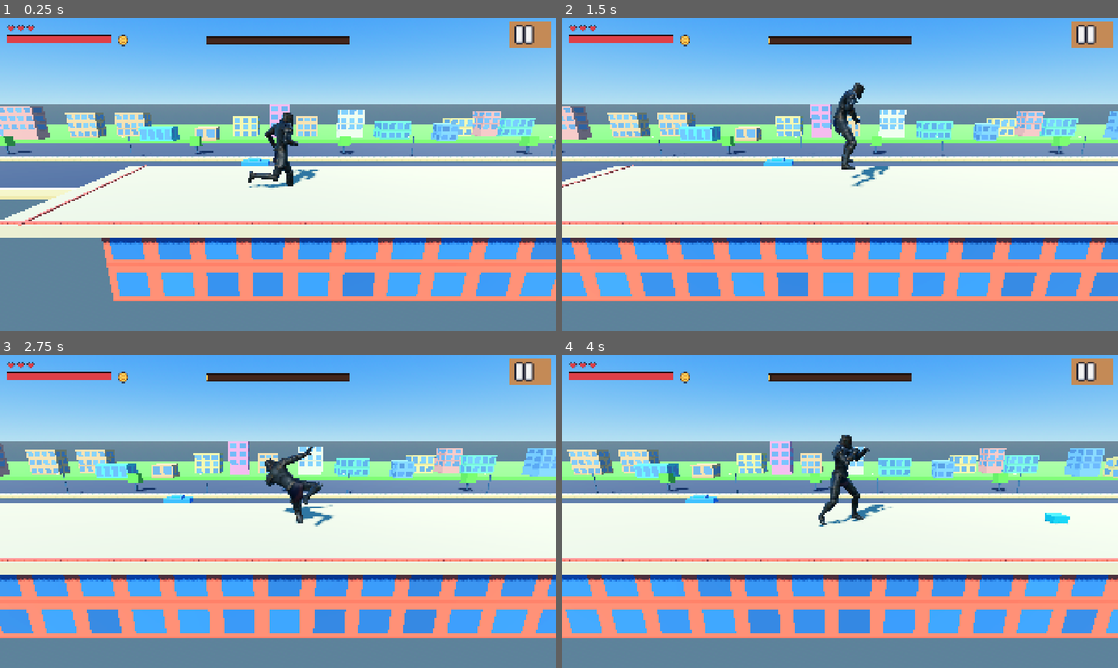
Above: before the commit, frames 1-4 (two rows, left to right).
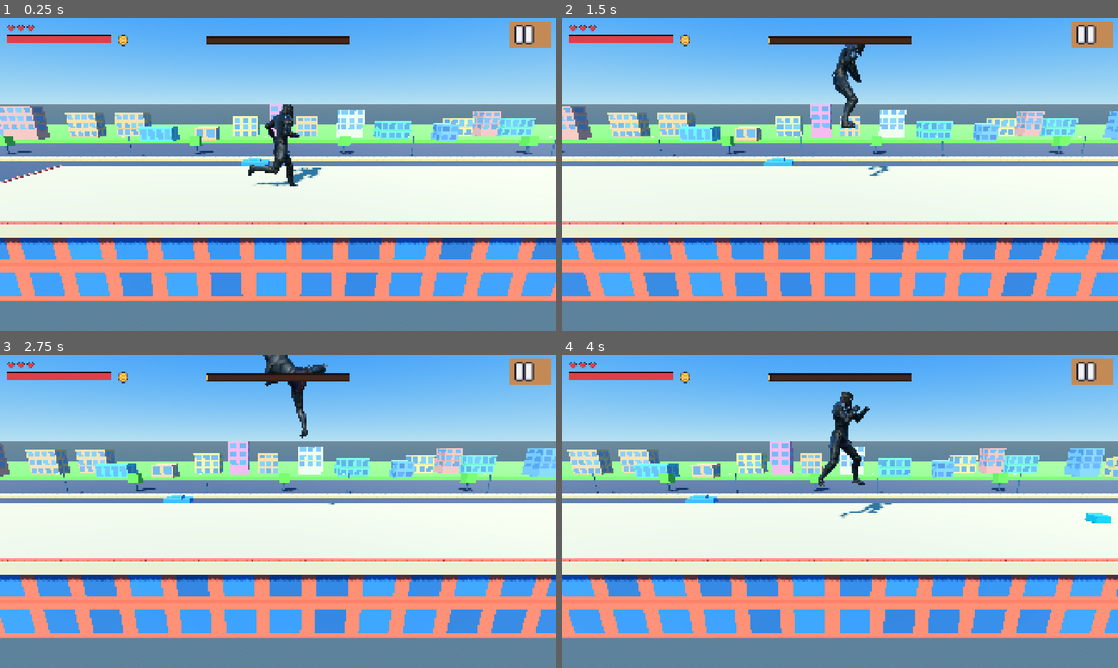
Above: after the commit, the same moments.

Repository: nnamdinwali/shadow-killer
Game: Godot game, scene res://node_3d.tscn
Two runs of this game, one before a commit and one after it. Both use one fixed random seed, a clock stepped at 60 frames per second and the inputs below.
Inputs (mouse positions are in pixels of both pictures, inside the frame that each line leads up to):
- Up to frame 1 (0.25 s): no input
- Up to frame 2 (1.5 s): tap Enter at 0.5, 0.6 s; move the mouse to (962, 158) at 0.52 s; hold W 0.53-1.25 s; click (962, 158) at 0.67 s; tap Space at 0.77, 1.07 s; drag from (728, 190) to (812, 237) at 1.27 s
- Up to frame 3 (2.75 s): move the mouse to (333, 442) at 2.02 s; hold W from 2.03 s (still down); tap X at 2.1 s
- Up to frame 4 (4 s): release W at 2.75 s; drag from (812, 574) to (673, 464) at 2.77 s; move the mouse to (1006, 558) at 3.52 s; tap J at 3.6 s; tap Space at 3.77 s

The runs differ from the first frame. In frame 1, 8.8% of the frame differs, in the area x 0-100%, y 27-91%; in frame 2, 4.1%; in frame 3, 4.6%; in frame 4, 4.8%.

Commit message:
Use moving platforms and improve rooftop jumps

Diff:
--- a/city_polish.gd
+++ b/city_polish.gd
@@ -249,10 +249,10 @@
 func _build_traversal_route() -> void:
 	# Foreground gameplay rooftops stay close to the camera; gaps are swing sections.
 	var segments := [
-		[24.0, 4.8, 72.0, 12.0],
-		[119.0, 4.8, 76.0, 12.0],
-		[218.0, 4.8, 76.0, 12.0],
-		[317.0, 4.8, 80.0, 12.0]
+		[24.0, 4.8, 88.0, 12.0],
+		[119.0, 4.8, 92.0, 12.0],
+		[218.0, 4.8, 92.0, 12.0],
+		[317.0, 4.8, 96.0, 12.0]
 	]
 	for i in segments.size():
 		var item = segments[i]
@@ -377,9 +377,14 @@
 		body.set_meta("fell_from_city", true)
 
 
-func _solid_box(node_name: String, position: Vector3, size: Vector3, material: Material) -> StaticBody3D:
-	var body := StaticBody3D.new()
+func _solid_box(node_name: String, position: Vector3, size: Vector3, material: Material) -> AnimatableBody3D:
+	# The route scrolls during play. AnimatableBody3D is Godot's moving-platform
+	# body, so CharacterBody3D floor detection remains reliable while it moves.
+	var body := AnimatableBody3D.new()
 	body.name = node_name
+	body.sync_to_physics = true
+	body.collision_layer = 1
+	body.collision_mask = 1
 	body.position = position
 	var mesh_instance := _mesh_box("Mesh", Vector3.ZERO, size, material)
 	body.add_child(mesh_instance)
--- a/player_controller.gd
+++ b/player_controller.gd
@@ -4,7 +4,7 @@
 ## the city move past him. Touch zones call jump() and attack().
 
 @export var run_speed := 5.5
-@export var jump_velocity := 8.0
+@export var jump_height := 6.0
 @export var double_tap_velocity := 10.5
 @export var attack_range := 2.5
 @export var gravity := 24.0
@@ -16,6 +16,7 @@
 var attack_locked := false
 var double_jump_used := false
 var last_jump_time := -10.0
+var coyote_timer := 0.0
 
 func _ready() -> void:
 	add_to_group("player")
@@ -37,10 +38,12 @@
 func _physics_process(delta: float) -> void:
 	if not is_on_floor():
 		velocity.y -= gravity * delta
+		coyote_timer = maxf(coyote_timer - delta, 0.0)
 	else:
 		if velocity.y < 0.0:
 			velocity.y = 0.0
 		double_jump_used = false
+		coyote_timer = 0.12
 
 	# The player stays framed while the rooftop world scrolls underneath him.
 	# Gravity remains active, so missing a chunk makes him fall normally.
@@ -53,8 +56,10 @@
 func jump() -> void:
 	var now := Time.get_ticks_msec() / 1000.0
 	var is_double_tap := now - last_jump_time <= double_tap_window
-	if is_on_floor():
+	var jump_velocity := sqrt(2.0 * gravity * jump_height)
+	if is_on_floor() or coyote_timer > 0.0:
 		velocity.y = jump_velocity
+		coyote_timer = 0.0
 		double_jump_used = false
 		_play_first(["Jumping(1)"])
 	elif is_double_tap and not double_jump_used:
--- a/runner.tscn
+++ b/runner.tscn
@@ -13,7 +13,7 @@
 [node name="CharacterModel" parent="." instance=ExtResource("1_model")]
 rotation_degrees = Vector3(0, 90, 0)
 scale = Vector3(0.035, 0.035, 0.035)
-position = Vector3(0, 2.0, 0)
+position = Vector3(0, 2.5, 0)
 
 [node name="CollisionShape3D" type="CollisionShape3D" parent="."]
 position = Vector3(0, 1.9, 0)
